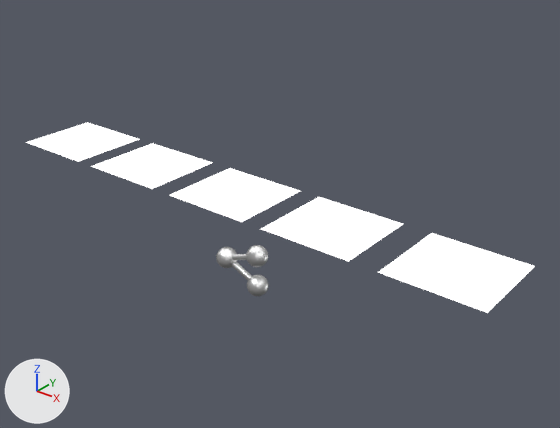
What one commit did to the Blender file sketch/share.blend.
Rendered twice from a camera (50 mm lens) standing at (10.39, -11.59, 9.53) and looking at (0.46, 0.82, 1.84). The lights are fixed; the arrows at lower left show +X, +Y and +Z.
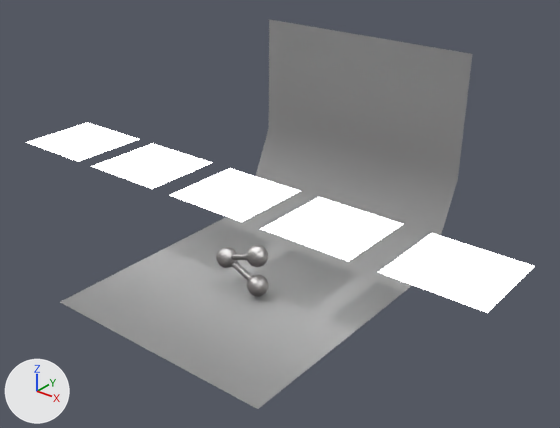
Commit message: / ‘sketch/share.blend’

Patch to the scene script:
```diff
--- a/sketch/share.blend.py
+++ b/sketch/share.blend.py
@@ mat_chrome @@
 mat_chrome = bpy.data.materials.new('chrome')
-# nodes: BsdfAnisotropic x2, MixShader, Normal, OutputMaterial
+# nodes: BsdfAnisotropic x2, BsdfDiffuse, MixShader x2, Normal x2, OutputMaterial
+# colours: dark grey #615c5a
@@ mat_light @@
 mat_light.base_color = (0.8, 0.8, 0.8)  # white #e7e7e7
-mat_light.strength = 2.0
+mat_light.strength = 4.0
@@ mat_floor @@
 _N = mat_floor.node_tree.nodes; _L = mat_floor.node_tree.links
-n0 = _N.new('ShaderNodeMixShader'); n0.name = 'Mix Shader'
-n1 = _N.new('ShaderNodeBsdfTransparent'); n1.name = 'Transparent BSDF'
 n2 = _N.new('ShaderNodeBsdfDiffuse'); n2.name = 'Diffuse BSDF'
-n2.inputs[0].default_value = (0.292, 0.292, 0.292, 1.0)  # 'Color', grey #939393
+n2.inputs[0].default_value = (0.241, 0.241, 0.241, 1.0)  # 'Color', grey #878787
 n3 = _N.new('ShaderNodeOutputMaterial'); n3.name = 'Material Output'
-n4 = _N.new('ShaderNodeLightPath'); n4.name = 'Light Path'
-_L.new(n1.outputs[0], n0.inputs[1])  # 'BSDF' to 'Shader'
-_L.new(n2.outputs[0], n0.inputs[2])  # 'BSDF' to 'Shader'
-_L.new(n0.outputs[0], n3.inputs[0])  # 'Shader' to 'Surface'
-_L.new(n4.outputs[1], n0.inputs[0])  # 'Is Shadow Ray' to 'Factor'
+_L.new(n2.outputs[0], n3.inputs[0])  # 'BSDF' to 'Surface'
@@ me_plane_001 @@
 # used by ob_plane; location = (0.0, 0.0, 0.0); scale = (2.96, 2.96, 2.96)
 # verts and faces of me_plane_001; kept vertices keep their numbers, new ones are numbered from 4
 # before: 2 (1.0, 1.0, 0.0), 3 (-1.0, 1.0, 0.0)
-me_plane_001.from_pydata(...)  # 4 vertices, 1 face; spans x -1.0..1.0, y -1.0..1.0, z 0.0
+me_plane_001.from_pydata(...)  # 10 vertices, 4 faces; spans x -1.0..1.0, y -1.0..1.57, z 0.0..1.74
+# me_plane_001 part 1
+verts[4] = (-1.0, 1.35, 0.28)  # pixel (255, 175)
+verts[5] = (-1.0, 1.55, 0.71)  # pixel (268, 128)
+verts[6] = (-1.0, 1.57, 1.74)  # pixel (269, 19)
+for new, old in zip([7, 8, 9], [4, 5, 6]): verts[new] = verts[old] + (2.0, 0.0, 0.0)
+faces += [(2, 7, 4, 3), (4, 7, 8, 5), (5, 8, 9, 6)]
+# me_plane_001 part 2: 1 kept faces spanning x -1.0..1.0, y -1.0..1.0, z 0.0 are now shaded smooth
 me_plane_001.materials.append(mat_floor)
```

What differs and where, as boxes [x1, y1, x2, y2] in the pictures (560 x 428 px):
'Plane', recoloured, reshaped (not visible before)
    after: [60, 19, 472, 409]
'Sphere.001', recoloured (white to grey)
    both: [246, 245, 268, 267]
'Sphere', recoloured (white to grey)
    both: [247, 275, 269, 296]
'Sphere.002', recoloured
    both: [216, 247, 237, 268]
'Circle', recoloured
    both: [232, 262, 252, 280]
'Circle.001', recoloured
    both: [232, 254, 247, 260]
part 1 of me_plane_001, added
    after: [248, 19, 472, 268]
part 2 of me_plane_001, shading changed
    after: [60, 217, 412, 409]
